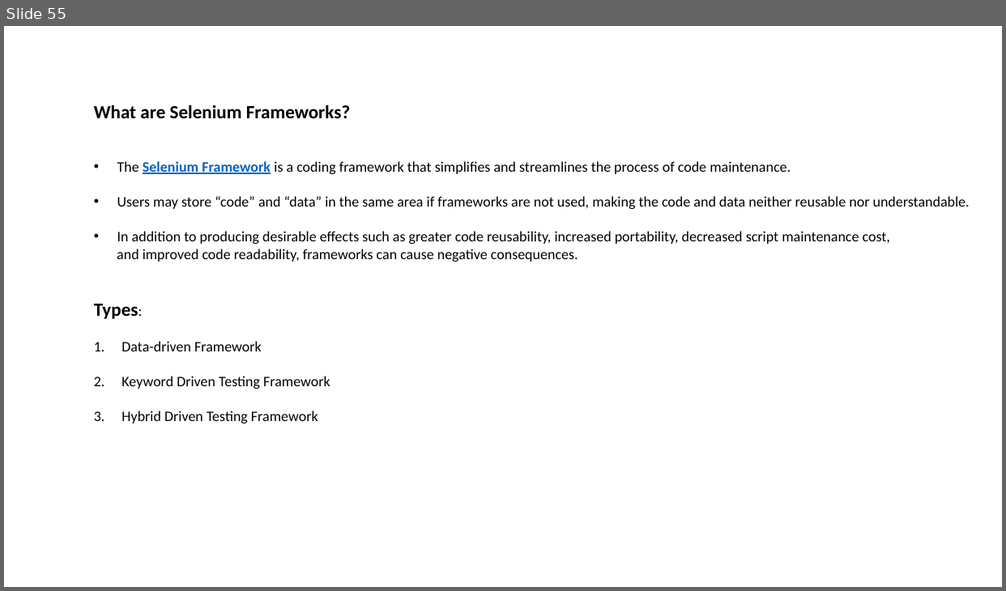
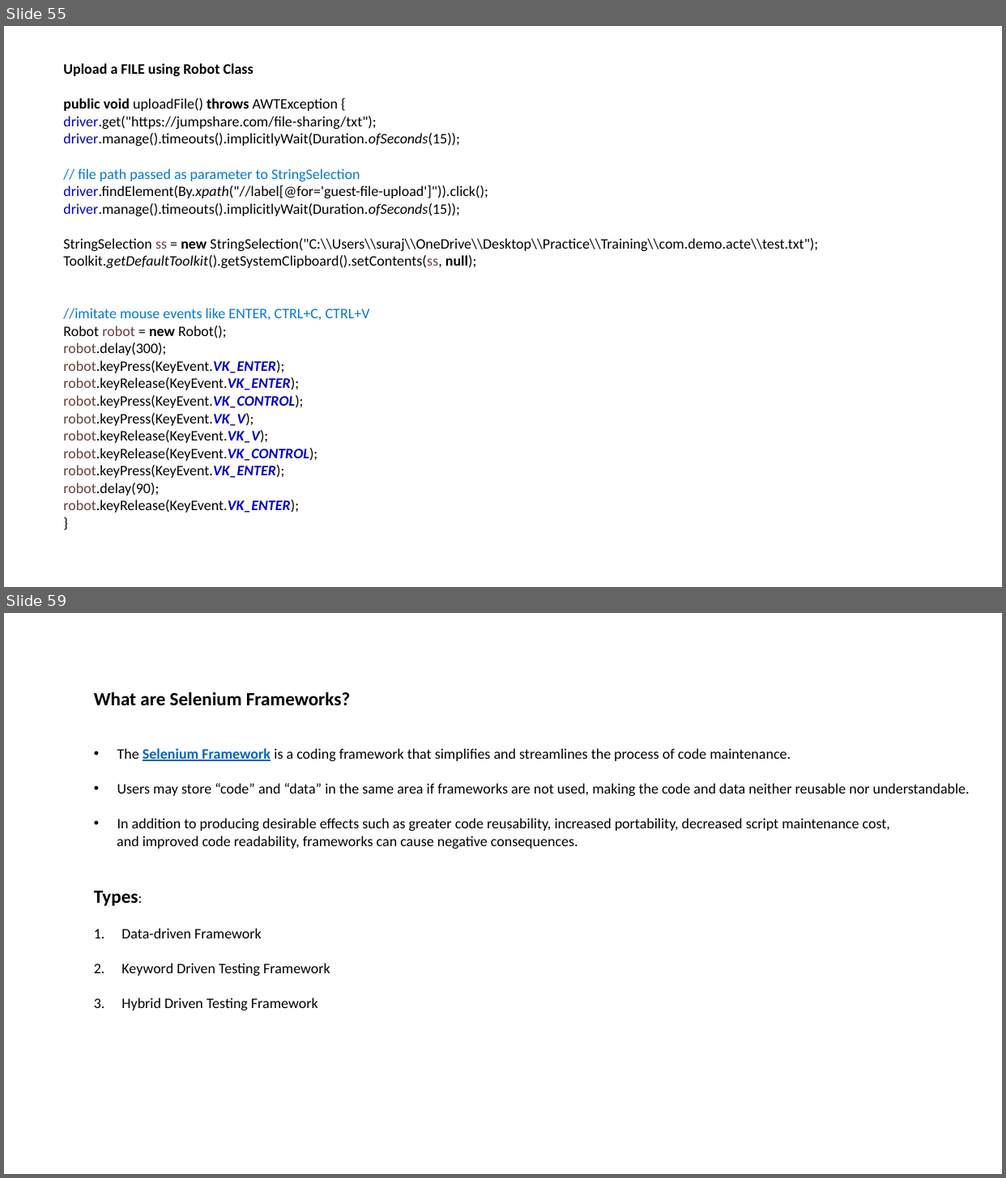
Before and after one commit to SoorajSundar1505/seleniumTraining, a slide deck: Selenium.pptx. Shown one above the other, each under a label of ours: slide 55 before the commit, slides 55 and 59 after it; the slides between them are not shown. The pictures are 1006x591 and 1006x1178 pixels, drawn with LibreOffice and Linux fonts; fonts in the diff are those of the drawing. Boxes give left, top, right and bottom in pixels: in the first picture for what was removed or moved away, otherwise in the second. Text is boxed around its words. In the diff, an @@ line names an element or a change of style, - is before the commit and + after.

```diff
--- a/Selenium.pptx
+++ b/Selenium.pptx
@@ slide 55 added at box(4, 26, 1002, 587), background #FFFFFF @@
@@ text added at box(63, 63, 818, 513), 14 pt, text #000000 @@
+Upload a FILE using Robot Class
+public void uploadFile() throws AWTException {
+driver.get("https://jumpshare.com/file-sharing/txt");
+driver.manage().timeouts().implicitlyWait(Duration.ofSeconds(15));
+// file path passed as parameter to StringSelection
+driver.findElement(By.xpath("//label[@for='guest-file-upload']")).click();
+driver.manage().timeouts().implicitlyWait(Duration.ofSeconds(15));
+StringSelection ss = new StringSelection("C:\\Users\\suraj\\OneDrive\\Desktop\\Practice\\Training\\com.demo.acte\\test.txt");
+Toolkit.getDefaultToolkit().getSystemClipboard().setContents(ss, null);
+//imitate mouse events like ENTER, CTRL+C, CTRL+V
+Robot robot = new Robot();
+robot.delay(300);
+robot.keyPress(KeyEvent.VK_ENTER);
+robot.keyRelease(KeyEvent.VK_ENTER);
+robot.keyPress(KeyEvent.VK_CONTROL);
+robot.keyPress(KeyEvent.VK_V);
+robot.keyRelease(KeyEvent.VK_V);
+robot.keyRelease(KeyEvent.VK_CONTROL);
+robot.keyPress(KeyEvent.VK_ENTER);
+robot.delay(90);
+robot.keyRelease(KeyEvent.VK_ENTER);
+}
@@ what was slide 55 is now slide 59 @@
```
Also in this commit, not shown: 3 other slides added.
